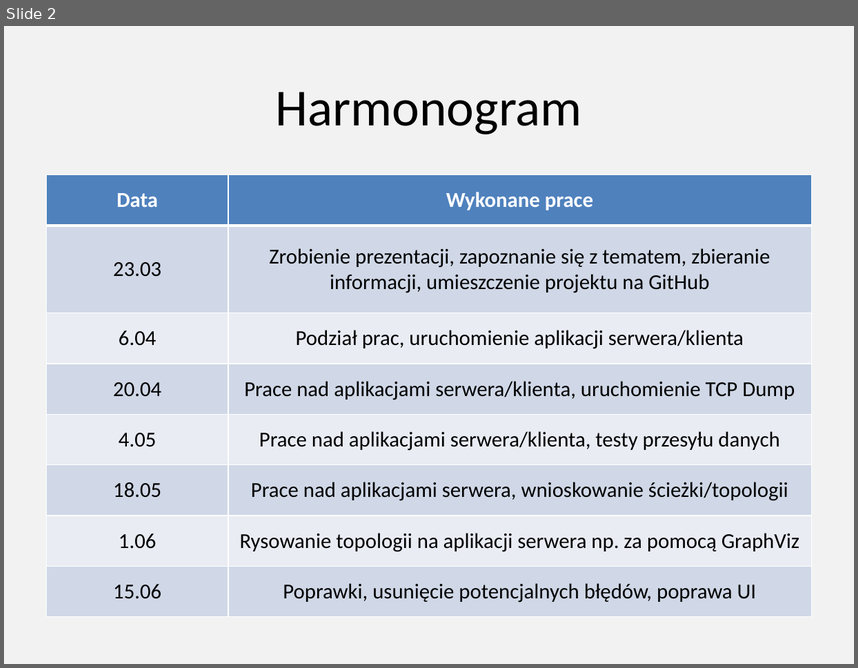
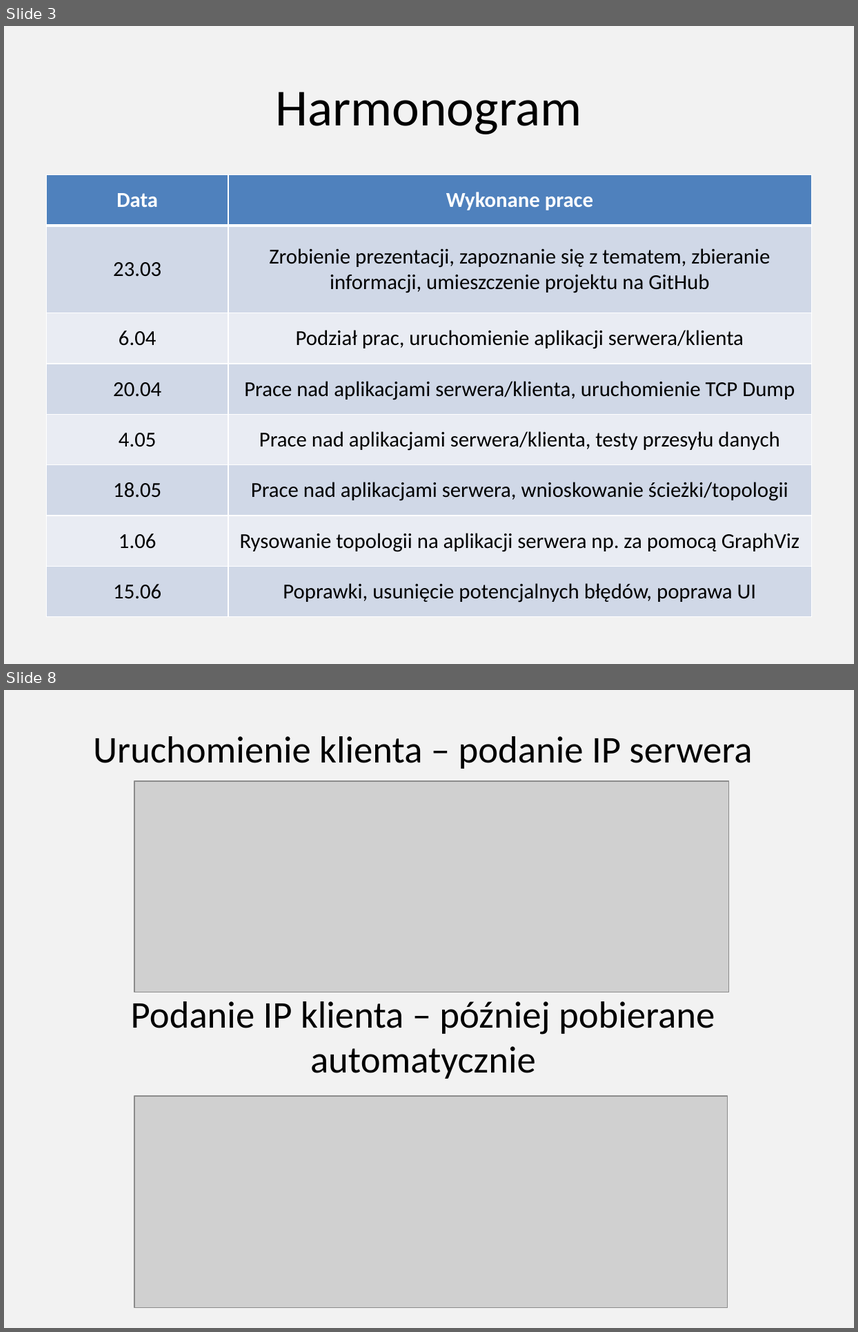
Before and after one commit to mateuszbyczkowski/Byczkowski_Dominiak_MonitorRuchuSieci, a slide deck: Byczkowski_Dominiak_Projekt_Podstawy_Teleinformatyki.pptx. Shown one above the other, each under a label of ours: slide 2 before the commit, slides 3 and 8 after it; the slides between them are not shown. The pictures are 858x668 and 858x1332 pixels, drawn with LibreOffice and Linux fonts; fonts in the diff are those of the drawing; grey boxes stand for pictures. Boxes give left, top, right and bottom in pixels: in the first picture for what was removed or moved away, otherwise in the second. Text is boxed around its words. In the diff, an @@ line names an element or a change of style, - is before the commit and + after.

```diff
--- a/Byczkowski_Dominiak_Projekt_Podstawy_Teleinformatyki.pptx
+++ b/Byczkowski_Dominiak_Projekt_Podstawy_Teleinformatyki.pptx
@@ slide 8 added at [4,690,854,1328], background #F2F2F2 @@
@@ text added at [93,736,752,1078], 32 pt, text #000000 @@
+Uruchomienie klienta – podanie IP serwera
+Podanie IP klienta – później pobierane automatycznie
@@ picture added at [135,781,729,992] @@
@@ picture added at [134,1096,727,1307] @@
@@ what was slide 2 is now slide 3 @@
```
Also in this commit, not shown: 2 slides changed, 7 other slides added.
